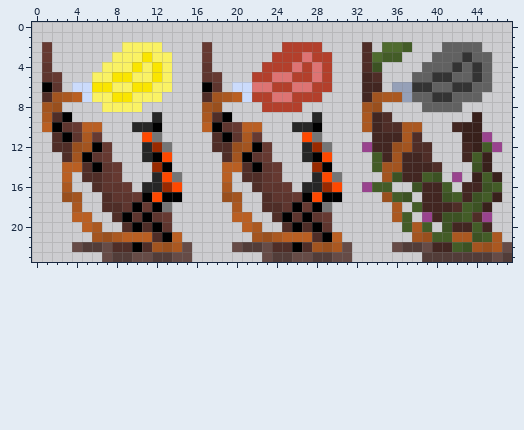
Pixel-art sprite: DroneGame/Textures/Checkpoint-Sheet.png. This is how it looked before the edit.
The file is 48x24 pixels. Colours within 5 levels of each other are drawn and written as one.
Once edited:
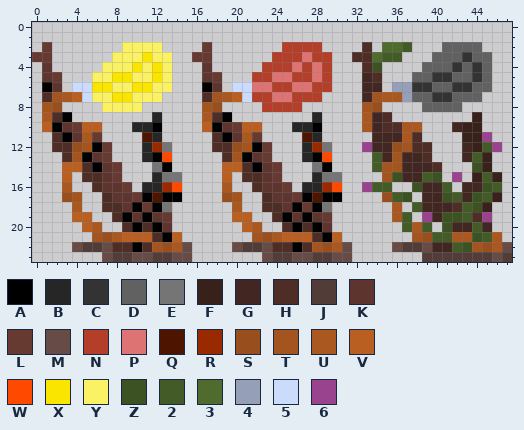
Palette (. is transparent): A #000000  B #262626  C #333333  D #616161  E #757575  F #38201b  G #422621  H #4f2d27  J #523c38  K #5e352e  L #663931  M #664b46  N #b33f2b  P #de7373  Q #4d1400  R #992900  S #994f1d  T #a3541f  U #ab5820  V #ba5f22  W #ff4800  X #fae500  Y #faf264  Z #3c5223  2 #435c27  3 #4f6b2e  4 #95a0b8  5 #cbdbfc  6 #99438e
From the commit log: Created Checkpoints
Change:
y 3: x 0 . -> L; x 16 . -> L; x 32 . -> H
y 11: x 11..12 WE -> QB; x 27..28 WE -> QB
y 14: x 12 R -> E; x 28 R -> E
y 15: x 13 W -> E; x 29 W -> E
y 17: x 12 W -> Q; x 28 W -> Q
